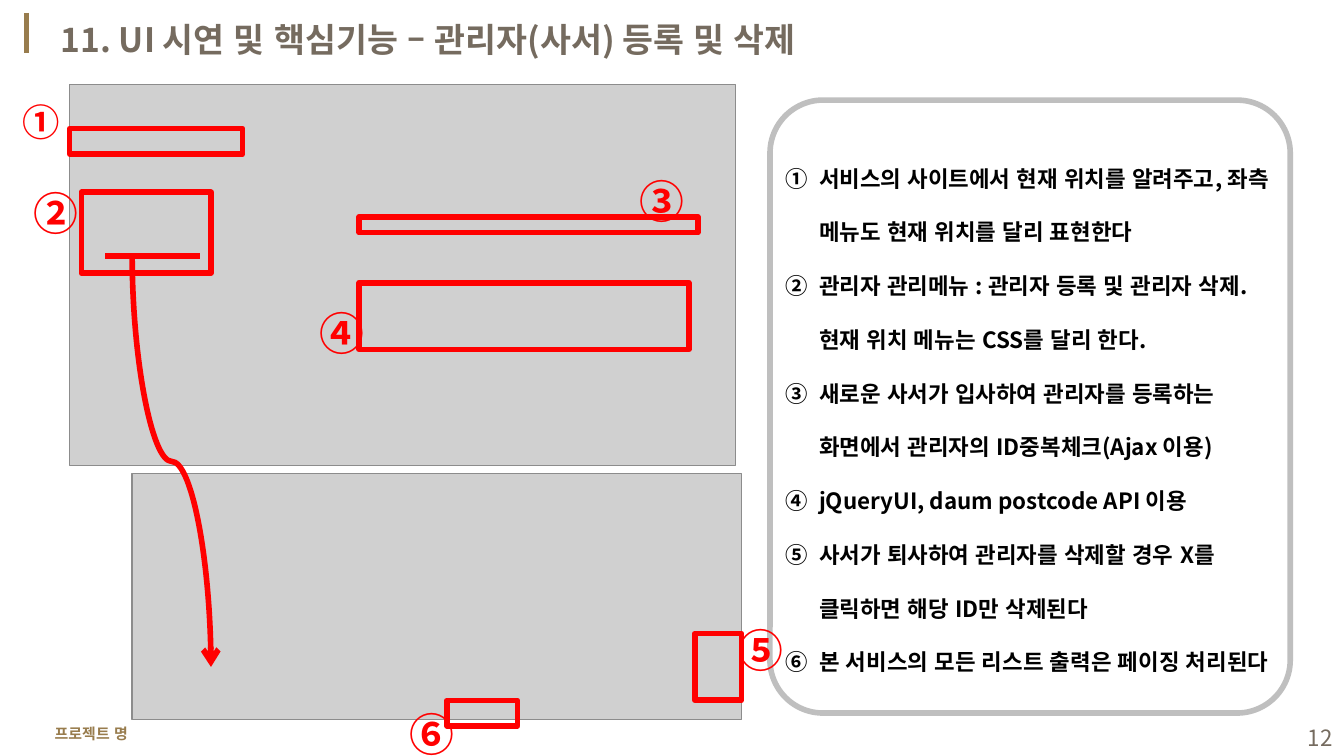
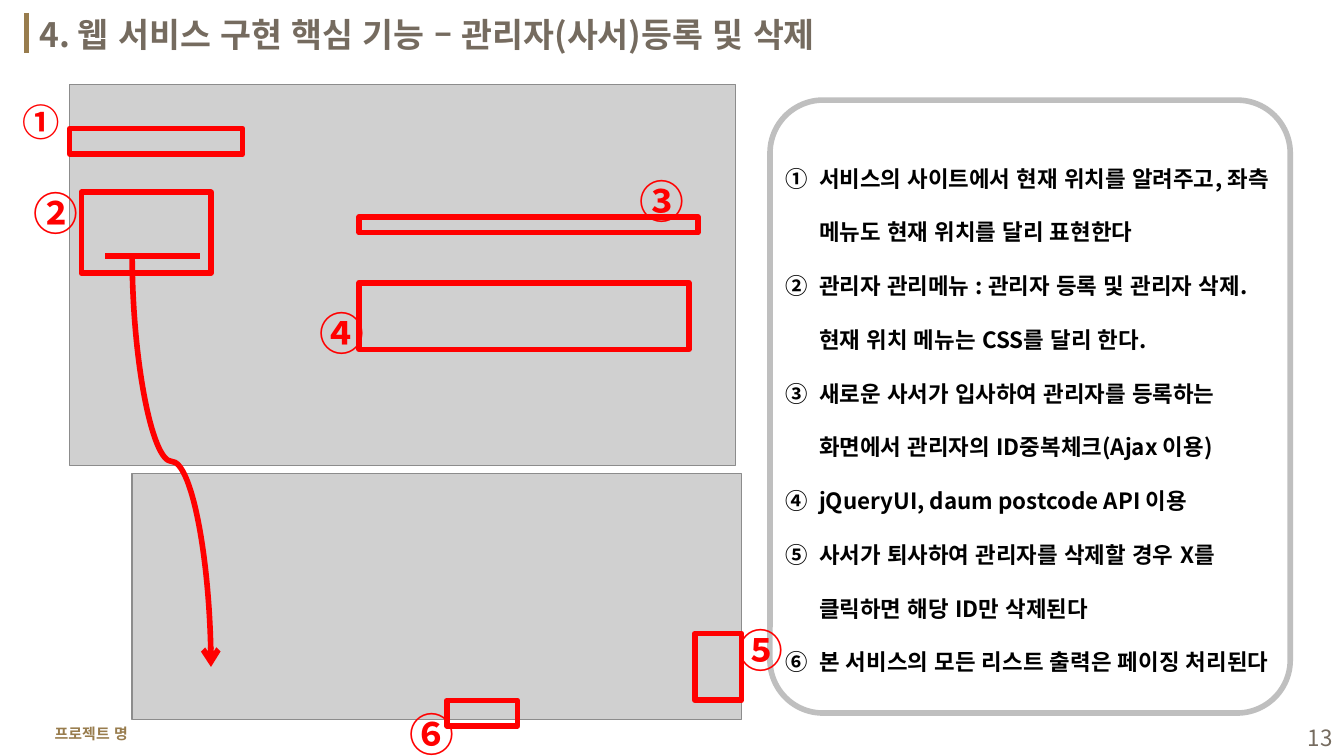
Before and after one commit to yisy0/1stProject, a slide deck: slide 13 of etc/1219_sample_v1.pptx (slide 12 before the commit). Drawn at 1344x756 pixels with LibreOffice and Linux fonts; fonts in the diff are those of the drawing; grey boxes stand for pictures; background and template pictures are left out. Boxes give left, top, right and bottom in pixels: in the first picture for what was removed or moved away, otherwise in the second. Text is boxed around its words. In the diff, an @@ line names an element or a change of style, - is before the commit and + after.

```diff
--- a/etc/1219_sample_v1.pptx
+++ b/etc/1219_sample_v1.pptx
@@ text at (x1=40, y1=19, x2=815, y2=54): text changed @@
-11. UI 시연 및 핵심기능 – 관리자(사서) 등록 및 삭제
+4. 웹 서비스 구현 핵심 기능 – 관리자(사서)등록 및 삭제
@@ page number at (x1=1308, y1=729, x2=1333, y2=746): text changed @@
-12
+13
```
Also in this commit, not shown: 11 other slides changed, 3 slides added, 1 slide removed, 25 other files.
